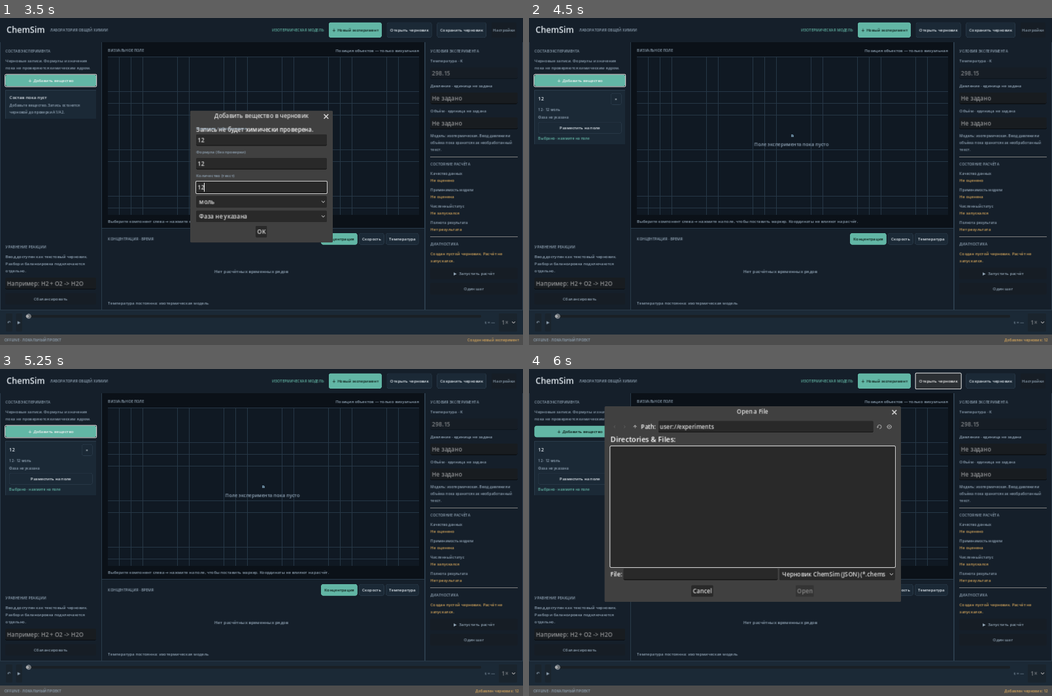
Above: before the commit, frames 1-4 (two rows, left to right).
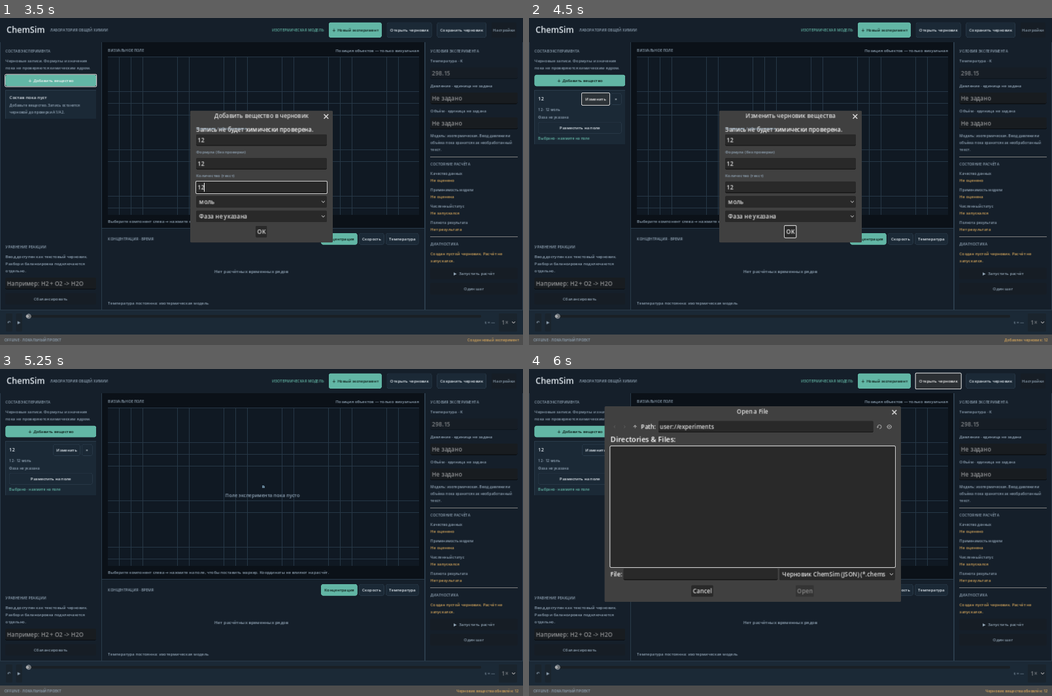
Above: after the commit, the same moments.

Repository: AndreyCokol/ChemSim
Game: Godot game, scene res://scenes/main.tscn
Same seed, same stepped clock (60 frames per second), same inputs: the game is played once before the commit and once after it.
Inputs (mouse positions are in pixels of both pictures, inside the frame that each line leads up to):
- Up to frame 1 (3.5 s): click (52, 282) at 0.52 s; type "12" at 0.6 s; click (475, 99) at 0.75 s; type "12" at 0.83 s; click (475, 122) at 0.98 s; type "12" at 1.07 s; click "＋ Новый эксперимент" at 1.25 s; click "＋ Добавить вещество" at 2 s; click (261, 138) at 2.77 s; type "12" at 2.85 s; click (261, 165) at 3 s; type "12" at 3.08 s; click (261, 188) at 3.23 s; type "12" at 3.32 s
- Up to frame 2 (4.5 s): click "OK" at 3.5 s; click (596, 99) at 4.25 s, where only the run after the commit has a clickable "Изменить"
- Up to frame 3 (5.25 s): click (261, 581) at 5 s, where only the run after the commit has a clickable "OK"
- Up to frame 4 (6 s): click "Открыть черновик" at 5.75 s

Frame 1 is identical in both runs. In frame 2, 11% of the frame differs, in the area x 0-64%, y 17-69%; in frame 3, 0.3%; in frame 4, less than 0.1%.

Commit message:
feat(ui): edit component draft entries

Diff:
--- a/scripts/main.gd
+++ b/scripts/main.gd
@@ -22,6 +22,7 @@
 var volume_input: LineEdit
 var diagnostic_label: Label
 var selected_component_id: int = -1
+var editing_component_id: int = -1
 var next_component_id: int = 1
 var components: Array[Dictionary] = []
 var experiment_name: String = "Новый эксперимент"
@@ -300,6 +301,8 @@
 	_create_file_dialogs()
 
 func _open_add_dialog() -> void:
+	editing_component_id = -1
+	add_dialog.title = "Добавить вещество в черновик"
 	name_input.text = ""
 	formula_input.text = ""
 	amount_input.text = ""
@@ -307,6 +310,27 @@
 	phase_input.select(0)
 	add_dialog.popup_centered()
 
+func _open_edit_dialog(component_id: int) -> void:
+	for item in components:
+		if int(item.id) != component_id:
+			continue
+		editing_component_id = component_id
+		add_dialog.title = "Изменить черновик вещества"
+		name_input.text = str(item.name)
+		formula_input.text = str(item.formula)
+		amount_input.text = str(item.amount)
+		_select_option_by_text(amount_unit, str(item.unit))
+		_select_option_by_text(phase_input, str(item.phase))
+		add_dialog.popup_centered()
+		return
+
+func _select_option_by_text(option: OptionButton, value: String) -> void:
+	for index in range(option.item_count):
+		if option.get_item_text(index) == value:
+			option.select(index)
+			return
+	option.select(option.item_count - 1)
+
 func _confirm_add_component() -> void:
 	var display_name := name_input.text.strip_edges()
 	var formula := formula_input.text.strip_edges()
@@ -315,21 +339,35 @@
 		return
 	var unit := amount_unit.get_item_text(amount_unit.get_selected())
 	var phase := phase_input.get_item_text(phase_input.get_selected())
-	var item := {
-		"id": next_component_id,
-		"name": display_name if not display_name.is_empty() else formula,
-		"formula": formula,
-		"amount": amount_input.text.strip_edges(),
-		"unit": unit,
-		"phase": phase,
-		"position": Vector2(-1, -1)
-	}
-	next_component_id += 1
-	components.append(item)
+	var item_name := display_name if not display_name.is_empty() else formula
+	if editing_component_id >= 0:
+		for index in range(components.size()):
+			if int(components[index].id) == editing_component_id:
+				components[index].name = item_name
+				components[index].formula = formula
+				components[index].amount = amount_input.text.strip_edges()
+				components[index].unit = unit
+				components[index].phase = phase
+				break
+		selected_component_id = editing_component_id
+		status_label.text = "Черновик вещества обновлён: " + item_name
+	else:
+		var item := {
+			"id": next_component_id,
+			"name": item_name,
+			"formula": formula,
+			"amount": amount_input.text.strip_edges(),
+			"unit": unit,
+			"phase": phase,
+			"position": Vector2(-1, -1)
+		}
+		next_component_id += 1
+		components.append(item)
+		selected_component_id = int(item.id)
+		status_label.text = "Добавлен черновик: " + str(item.name)
+	editing_component_id = -1
 	draft_dirty = true
-	selected_component_id = int(item.id)
 	_refresh_composition()
-	status_label.text = "Добавлен черновик: " + str(item.name)
 
 func _refresh_composition() -> void:
 	if composition_list == null:
@@ -350,6 +388,9 @@
 		var spacer := Control.new()
 		spacer.size_flags_horizontal = Control.SIZE_EXPAND_FILL
 		title_row.add_child(spacer)
+		var edit := _button("Изменить", false)
+		edit.pressed.connect(_open_edit_dialog.bind(int(item.id)))
+		title_row.add_child(edit)
 		var remove := _button("×", false)
 		remove.custom_minimum_size.x = 30
 		remove.pressed.connect(_remove_component.bind(int(item.id)))
@@ -438,6 +479,7 @@
 func _new_experiment() -> void:
 	components.clear()
 	selected_component_id = -1
+	editing_component_id = -1
 	next_component_id = 1
 	experiment_name = "Новый эксперимент"
 	reaction_input.text = ""
@@ -545,6 +587,7 @@
 			visual_field.set_marker(int(item.id), str(item.name), position)
 	next_component_id = max_id + 1
 	selected_component_id = -1
+	editing_component_id = -1
 	experiment_name = str(data.experiment_name)
 	reaction_input.text = str(data.reaction_text)
 	var conditions: Dictionary = data.conditions
